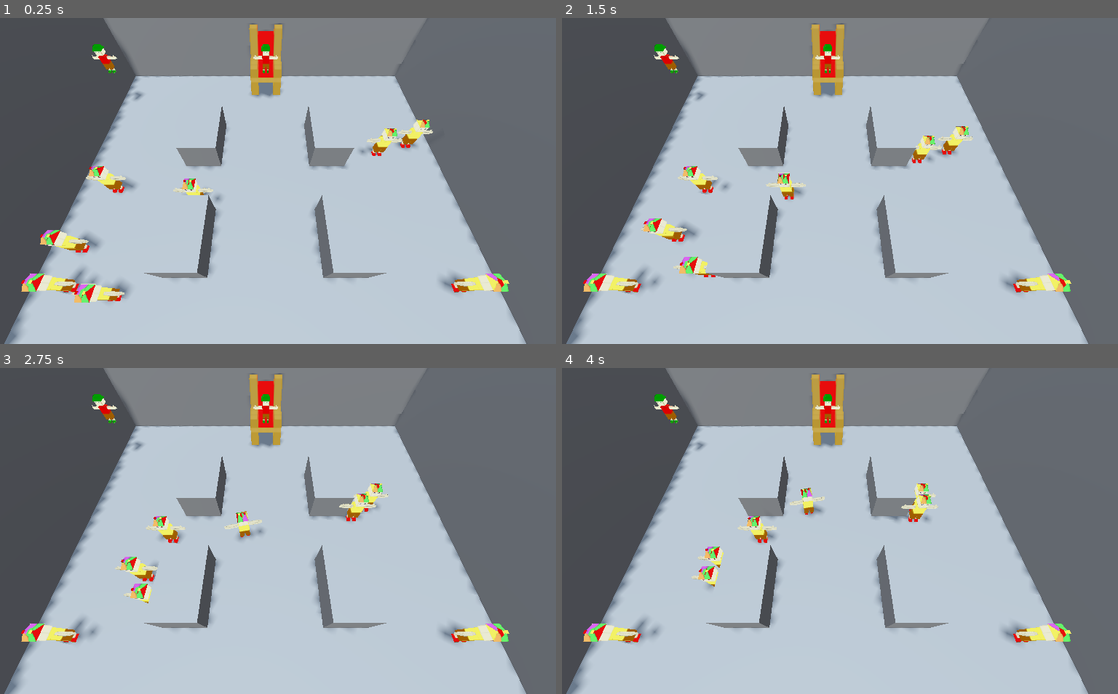
Above: before the commit, frames 1-4 (two rows, left to right).
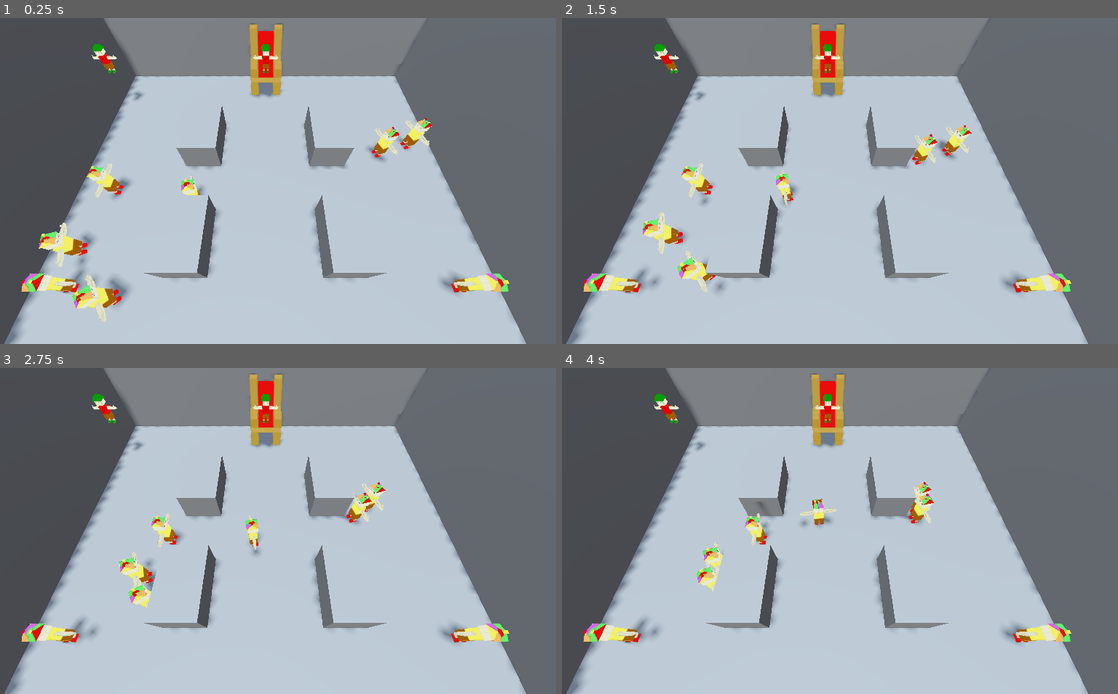
Above: after the commit, the same moments.

Repository: RobertMcGregorIsCool/courtOfClowns
Game: Godot game, scene res://Levels/court01.tscn
Two runs of this game, one before a commit and one after it. Both use one fixed random seed, a clock stepped at 60 frames per second and the inputs below.
Inputs:
- Up to frame 1 (0.25 s): no input
- Up to frame 2 (1.5 s): no input
- Up to frame 3 (2.75 s): no input
- Up to frame 4 (4 s): no input

The runs differ from the first frame. In frame 1, 2.1% of the frame differs, in the area x 6-78%, y 30-94%; in frame 2, 1.9%; in frame 3, 1.5%; in frame 4, 1.3%.

Commit message:
Added documentation, trying to learn useful stuff from Godot!

Diff:
--- a/Levels/court01.tscn
+++ b/Levels/court01.tscn
@@ -8,7 +8,7 @@
 [ext_resource type="Script" path="res://Scripts/courtier.gd" id="5_vwgvs"]
 [ext_resource type="PackedScene" uid="uid://qrtf7q0fsavr" path="res://3D Models/Child.glb" id="8_4wd0m"]
 [ext_resource type="PackedScene" uid="uid://jqo04pbswlst" path="res://3D Models/child_restraint.glb" id="9_6jrwy"]
-[ext_resource type="Script" path="res://Levels/Interact.gd" id="9_28123"]
+[ext_resource type="Script" path="res://Scripts/Interact.gd" id="9_28123"]
 
 [sub_resource type="BoxShape3D" id="BoxShape3D_gt2ya"]
 
--- a/Scripts/Destination-Setter.gd
+++ b/Scripts/Destination-Setter.gd
@@ -1,11 +1,12 @@
 extends Node3D
 
-@onready var min_z = $MinZ
+@onready var min_z = $MinZ #Node3Ds in world that define acceptable teleportation volume/destination.
 @onready var max_z = $MaxZ
 @onready var min_x = $MinX
 @onready var max_x = $MaxX
 
+# Courtiers call this function for teleportation destination and next waypoint for wandering.
 func get_destination():
 	var destinationX : float = randf_range(min_x.position.x, max_x.position.x)
 	var destinationZ : float = randf_range(min_z.position.z, max_z.position.z)
-	return Vector2(destinationX, destinationZ)
+	return Vector2(destinationX, destinationZ)# Should really have made this Vec3D, why not?
--- a/Levels/Interact.gd
+++ b/Scripts/Interact.gd
@@ -15,19 +15,19 @@
 func _process(delta):
 	var plyr : String = CHAR_TYPE.keys()[char_type]
 
-	if(char_type != CHAR_TYPE.npc):
+	if(char_type != CHAR_TYPE.npc): # I think this is from when I didn't know if all characters would inherit this raycast.
 		if(is_colliding()):
-			# print("colliding")
+			var container : Array[Node] = get_tree().get_nodes_in_group("courtiers") # Get objects with tag, should probably do earlier
+			if !container.is_empty():
+				var candidate : Object = get_collider()
+				if(container.has(candidate)):
+					if(Input.is_action_pressed(plyr + "_do")):# If cast collides with valid candidate AND press 'do'
+						candidate.go_chase_mode(get_parent())# Send the candidate the player object!
 
-			var container : Array[Node] = get_tree().get_nodes_in_group("courtiers")
-			if !container.is_empty():
-				var candidate = get_collider()
-				if(container.has(candidate)):
-					if(Input.is_action_pressed(plyr + "_do")):
-						candidate.go_chase_mode(get_parent())
-
+	# Recreate turning code as I'm fighting inheritance and not composition! (Ideally this Raycast3D object should
+	# be in the Player01 scene (same scene I'm using for Courtiers! =/ ) OR should pass rotation info from player01
+	# to this. Need to plan this better.
 	var input = Input.get_vector(plyr + "_move_lft", plyr + "_move_rgt", plyr + "_move_fwd", plyr + "_move_bck")
-
 	if input.length() > 0:
 		facing_angle = Vector2(input.y, input.x).angle();
 
--- a/Scripts/courtier.gd
+++ b/Scripts/courtier.gd
@@ -1,5 +1,4 @@
 extends CharacterBody3D
-
 
 var destination_setter = null
 #var destination : vector2 = new(Vector2)
@@ -14,7 +13,7 @@
 @export var alarm : float = 5.0
 
 @export var headingLength : float
-@export var headLengthThreshold : float = 1.0
+@export var headLengthThreshold : float = 0.1
 @export var move_speed : float = 1.0
 @export var walk_speed : float = 1.0
 @export var chase_speed: float = 2.0
@@ -25,66 +24,68 @@
 @export var timerChase : float = 0.0
 @export var alarmChase : float = 10.0
 
-@onready var model : Node3D = get_node("humanScaleReference01001RS")
+@onready var model : Node3D = get_node("humanScaleReference01001RS")# Finds player model on path
 
 func _ready():
-	var container = get_tree().get_nodes_in_group("Destination-Setter")
+	# Equiv of gameObject.FindObjectsWithTag("Destination-Setter")
+	var container = get_tree().get_nodes_in_group("Destination-Setter")# 'Groups' as 'tags'
 	if !container.is_empty():
-		destination_setter = container.front()
-	global_position = _get_destination3d()
+		destination_setter = container.front()#Assign first in array of objs 'tagged' w/"Destination_Setter"
+	global_position = _get_destination3d()# This function (see below) uses the reference var seen above
 
-	var playerContainer = get_tree().get_nodes_in_group("Players")
+	var playerContainer = get_tree().get_nodes_in_group("Players")# Again, get obj. by 'tag' -> group.
 
 func _physics_process(delta):
 	_plotAndMove(delta)
 
-	if(chaseMode):
-		timerChase += delta;
-		if(timerChase > alarmChase):
+	if(chaseMode):# If chasing the player...
+		timerChase += delta;# ...increment the timer...
+		if(timerChase > alarmChase):# ...if timer runs out, turn off chasemode.
 			chaseMode = false
 			timerChase = 0
 			move_speed = walk_speed
 			destination3d = _get_destination3d()
 
-	var space_state = get_world_3d().direct_space_state
-	var origin : Vector3 = global_position + Vector3.UP
-	var end : Vector3 = origin + global_transform.basis.z * RAY_LENGTH
-	var query = PhysicsRayQueryParameters3D.create(origin, end);
-	query.collide_with_areas = true
-	var result : Dictionary = space_state.intersect_ray(query)
+	# Code-based raycast
+	#var space_state 		= get_world_3d().direct_space_state
+	#var origin	: Vector3 	= global_position + Vector3.UP
+	#var end 	: Vector3 	= origin + global_transform.basis.z * RAY_LENGTH
+	#var query 				= PhysicsRayQueryParameters3D.create(origin, end);
+	#query.collide_with_areas= true
+	#var result : Dictionary = space_state.intersect_ray(query)
 
 func _plotAndMove(delta : float):
 	var heading : Vector3 = destination3d - global_position
 
 	headingLength = _squared_magnitude(heading)
+	var headingNormalized : Vector3 = heading / sqrt(headingLength)
 
-	if(headingLength < headLengthThreshold || timer > alarm): #This should also have a timer.
+	if(headingLength < headLengthThreshold || timer > alarm):
 		if(chaseMode):
-			destination3d = target_player.global_position
+			destination3d = target_player.global_position# Chase player
 		else:
-			destination3d = _get_destination3d()
-
+			destination3d = _get_destination3d()# Wander around randomly
 		timer = 0.0
 	else:
-
-		timer += delta
-		var headingNormalized : Vector3 = heading / sqrt(headingLength)
+		timer += delta# Increment timer
 		velocity = move_speed * headingNormalized;
 	move_and_slide()
 
 	if headingLength > 0:
-		facing_angle = Vector2(destination3d.z, destination3d.x).angle();
-
+		facing_angle = Vector2(headingNormalized.z, headingNormalized.x).angle(); #destination3d
 		model.rotation.y = lerp_angle(model.rotation.y, facing_angle, 0.5)
 
 func _get_destination3d():
-	destination2d = destination_setter.get_destination()
-	return Vector3(destination2d.x, 0.01, destination2d.y)
+	destination2d = destination_setter.get_destination()# This reference is set up towards the start of the script
+	return Vector3(destination2d.x, 0.01, destination2d.y)# I think the 0.01 is to ensure we're above floor
 
+# Turns out Godot has the squared magnitude function (unsurprisingly, really!) See below:
+#var example : Vector3 = Vector3(1.0,2.0,3.0)
+#example.length_squared()
 func _squared_magnitude(vect : Vector3):
 	return ((vect.x * vect.x) + (vect.y * vect.y) + (vect.z * vect.z))
 
-func go_chase_mode(playerToChase : CharacterBody3D):
+func go_chase_mode(playerToChase : CharacterBody3D): #This should really get rid of timers & react instantly
 	AudioManager.play_sfx(AudioManager.yelp,{"volume":0})
 	AudioManager.play_sfx(AudioManager.laugh,{"volume":0})
 	if(!chaseMode):
--- a/Scripts/player01.gd
+++ b/Scripts/player01.gd
@@ -1,28 +1,26 @@
 extends CharacterBody3D
 
-const move_speed : float = 4.0
-const jump_speed : float = 8.0
+const MOVE_SPEED : float = 4.0
 
-const gravity : float = 20.0
+#const gravity : float = 20.0
 
 var facing_angle : float = 0.0;
 
-@onready var model : Node3D = get_node("humanScaleReference01001RS")
+@onready var model : Node3D = get_node("humanScaleReference01001RS") #Finds player model on path
 
-enum PLAYER_NUM {p1,p2}
-
+enum PLAYER_NUM {p1,p2} # Apparently enums get SCREAMING_SNAKE consts
 @export var player_Number : PLAYER_NUM = PLAYER_NUM.p1
 
 func _physics_process(delta):
-	var plyr : String = PLAYER_NUM.keys()[player_Number]
+	var plyr : String = PLAYER_NUM.keys()[player_Number] #Script reuse for two players, see below
 	var input = Input.get_vector(plyr + "_move_lft", plyr + "_move_rgt", plyr + "_move_fwd", plyr + "_move_bck")
 
-	var dir = Vector3 (input.x, 0, input.y)
-	velocity = dir * move_speed
+	var dir = Vector3 (input.x, 0, input.y) #Create movement dir from input
+	velocity = dir * MOVE_SPEED #Velocity is a property from CharacterBody3D
 
-	move_and_slide()
+	move_and_slide()# Execute physics input (eg. velocity)
 
-	if input.length() > 0:
-		facing_angle = Vector2(input.y, input.x).angle();
+	if input.length() > 0:# If there's input from the sticks/keys...
+		facing_angle = Vector2(input.y, input.x).angle();# Returns angle w/respect to pos X, or (1, 0) vec, in rads.
 
-		model.rotation.y = lerp_angle(model.rotation.y, facing_angle, 0.5)
+		model.rotation.y = lerp_angle(model.rotation.y, facing_angle, 0.5)# Rotate modl to face targ dir, 50% per loop
Not shown, changed: 3D Models/Child_Childeyes_hat-colour_map.png.import
Not shown, changed: 3D Models/Child_child-colour_map.png.import
Not shown, changed: 3D Models/UV_maps/Childeyes_hat-colour_map.png.import
Not shown, changed: 3D Models/UV_maps/child-colour_map.png.import
Not shown, changed: 3D Models/UV_maps/eyes_hat-UVmap.png.import
